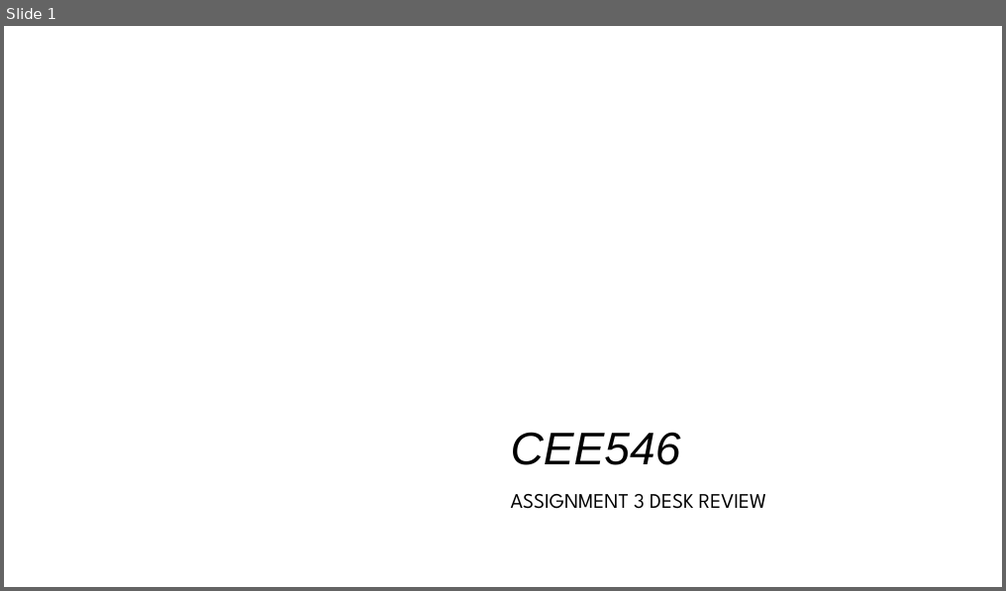
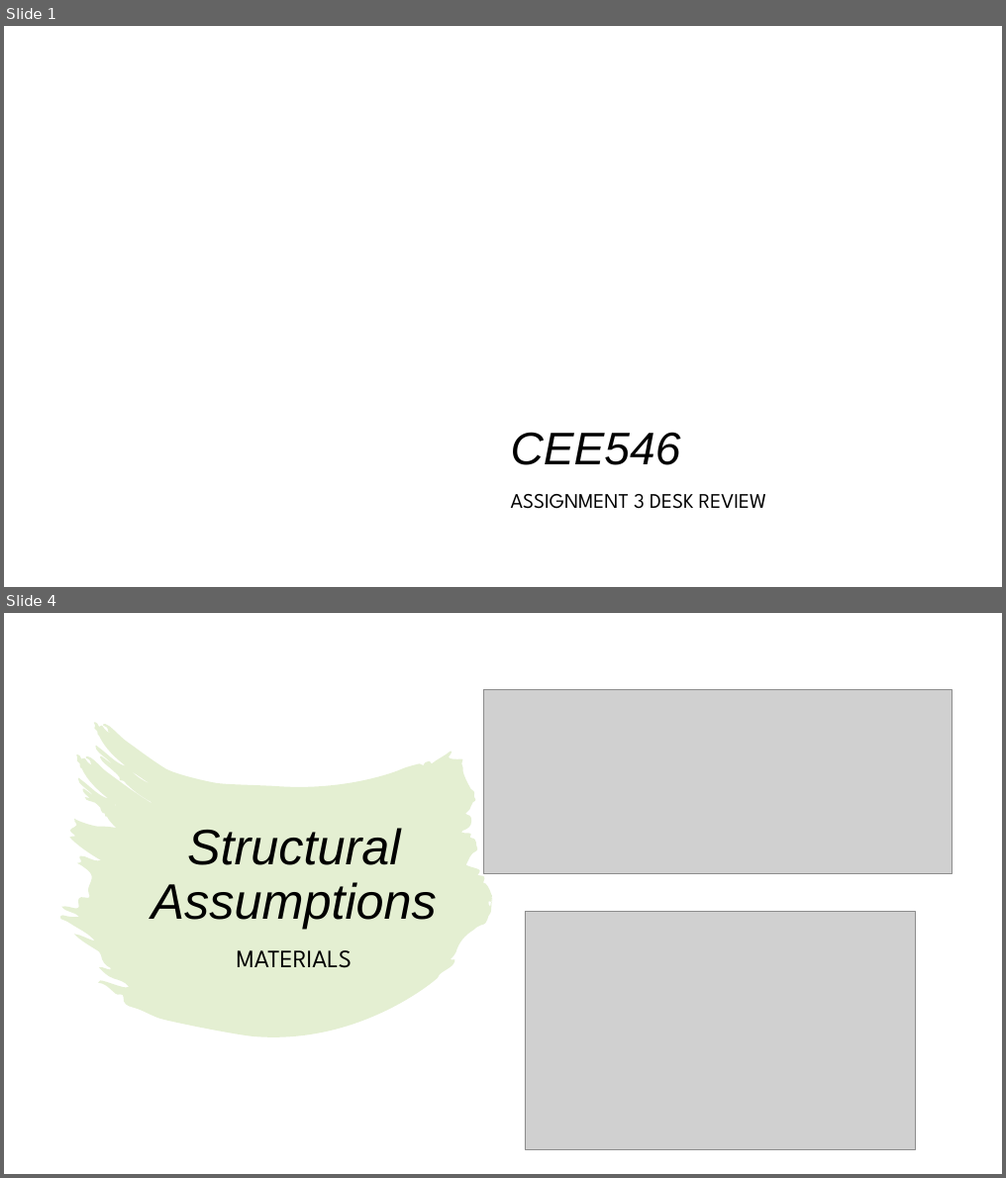
Before and after one commit to arpastrana/equad, a slide deck: presentation/DesignReview.pptx. Shown one above the other, each under a label of ours: slide 1 before the commit, slides 1 and 4 after it; the slides between them are not shown. The pictures are 1006x591 and 1006x1178 pixels, drawn with LibreOffice and Linux fonts; fonts in the diff are those of the drawing; grey boxes stand for pictures; background and template pictures are left out. Boxes give left, top, right and bottom in pixels: in the first picture for what was removed or moved away, otherwise in the second. Text is boxed around its words. In the diff, an @@ line names an element or a change of style, - is before the commit and + after.

```diff
--- a/presentation/DesignReview.pptx
+++ b/presentation/DesignReview.pptx
@@ slide 4 added at (x1=4, y1=613, x2=1002, y2=1174), background #FFFFFF @@
@@ picture added at (x1=484, y1=690, x2=951, y2=873) @@
@@ freeform shape added at (x1=60, y1=722, x2=491, y2=1037), fill #7BB11F at 20% opacity @@
@@ title added at (x1=152, y1=828, x2=437, y2=929), 48 pt, text #000000, italic @@
+Structural Assumptions
@@ picture added at (x1=525, y1=912, x2=916, y2=1150) @@
@@ text added at (x1=237, y1=951, x2=352, y2=968), 24 pt, text #000000 @@
+MATERIALS
```
Also in this commit, not shown: 10 other slides added, 2 other files.
